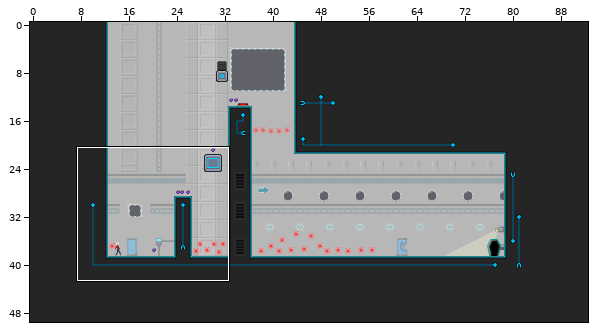
One commit to this Tiled map: map-src/fly.tmx. Above, an overview of the earlier version with the close-up marked.
Close-up. The starting point:
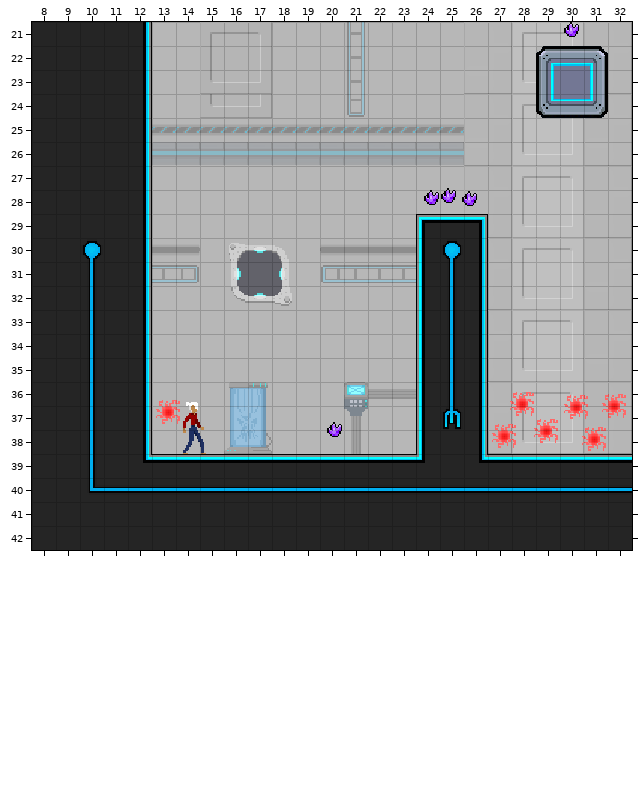
Cells are 16x16 px. Shown: x 8..32, y 21..42.
New version:
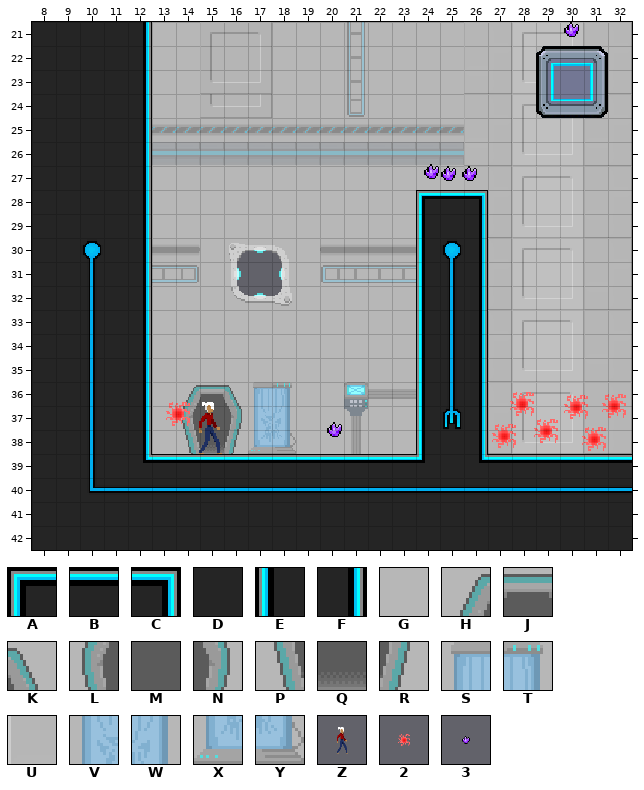
Key: from "main": A 0, B 1, C 2, D 8, E 25, F 27, G 230, H 320, J 321, K 322, L 345, M 346, N 347, P 370, Q 371, R 372, S 390, T 391, U 400, V 415, W 416, X 440, Y 441; from "objects": Z 0 "Player", 2 2 "DeadlyObj", 3 4 "PowerItem".
_ is an empty cell.
Objects are placed by their top-left corner, in cells (3,4 is the top-left corner of cell 3,4); size is 1x1 cell unless given.
Changes in this commit:
Layer "Tile Layer 1":
Tile G becomes tile A in row 28 at x 24.
Tile G becomes tile B in row 28 at x 25.
Tile U becomes tile C in row 28 at x 26.
Tile B becomes tile D in row 29 at x 25.
Tile A becomes tile E in row 29 at x 24.
Tile C becomes tile F in row 29 at x 26.
Tile G becomes tile H in row 36 at x 14.
Tile G becomes tile J in row 36 at x 15.
Tile S becomes tile K in row 36 at x 16.
Tile G becomes tile L in row 37 at x 14.
Tile G becomes tile M in row 37 at x 15.
Tile V becomes tile N in row 37 at x 16.
Tile G becomes tile P in row 38 at x 14.
Tile G becomes tile Q in row 38 at x 15.
Tile X becomes tile R in row 38 at x 16.
Tile T becomes tile S in row 36 at x 17.
Tile G becomes tile T in row 36 at x 18.
Tile W becomes tile V in row 37 at x 17.
Tile G becomes tile W in row 37 at x 18.
Tile Y becomes tile X in row 38 at x 17.
Tile G becomes tile Y in row 38 at x 18.
Layer "Object Layer 1":
Object 3 "PowerItem" at 22.7,26.3 size 4x4 becomes 3 "PowerItem" at 22.7,25.2 size 4x4.
Object 3 "PowerItem" at 24.2,26.4 size 4x4 becomes 3 "PowerItem" at 24.2,25.3 size 4x4.
Object 3 "PowerItem" at 23.4,26.2 size 4x4 becomes 3 "PowerItem" at 23.4,25.3 size 4x4.
Object 2 "DeadlyObj" at 11.7,35.2 size 4x4 becomes 2 "DeadlyObj" at 12.1,35.3 size 4x4.
Object Z "Player" at 12.8,35.9 size 4x4 becomes Z "Player" at 13.4,35.9 size 4x4.
